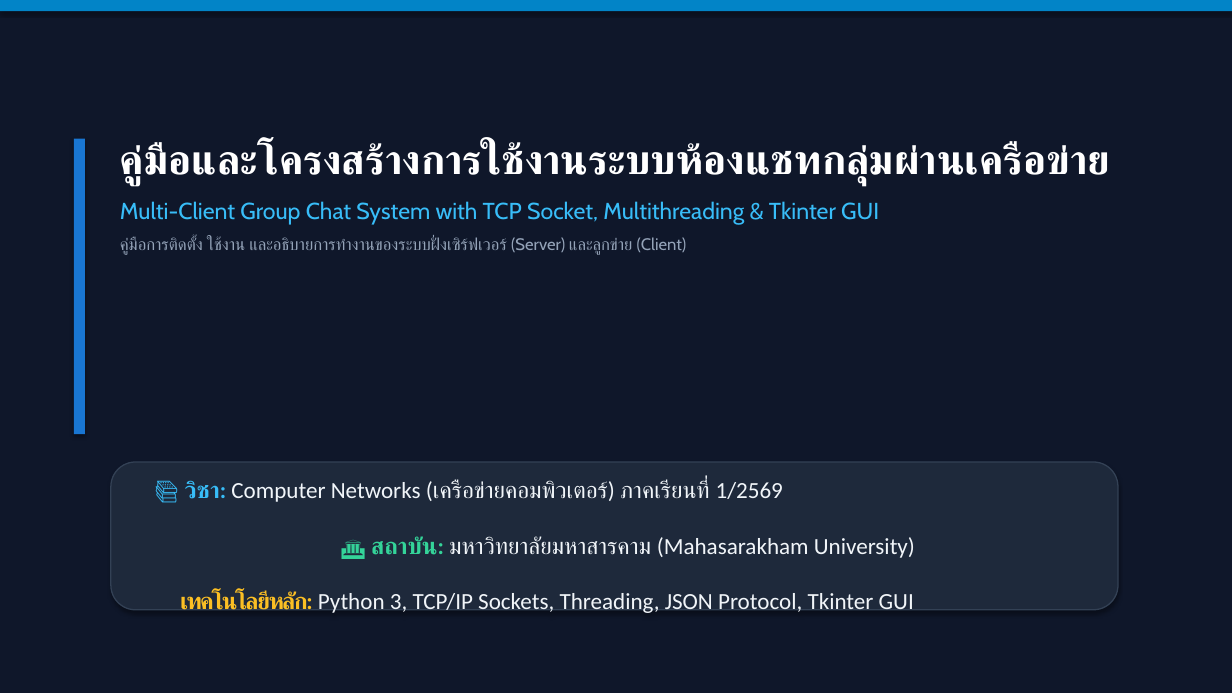
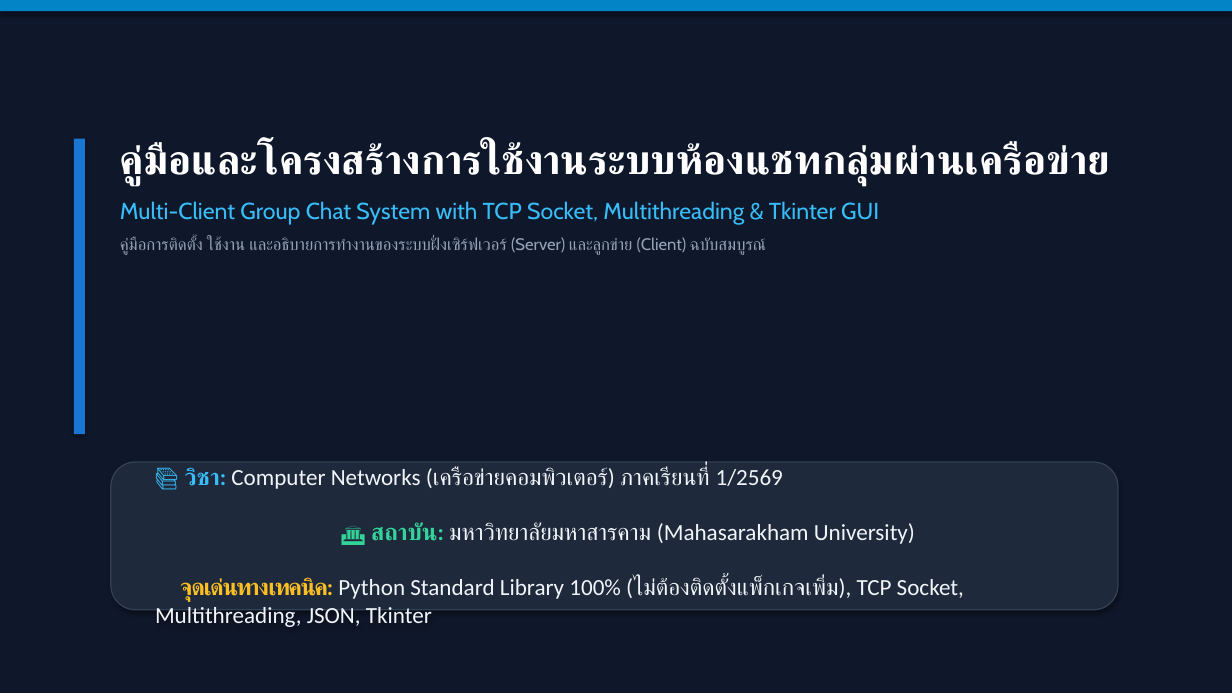
Before and after one commit to jetsada117/network-chat-project, a slide deck: slide 1 of Chat_Application_Manual.pptx. Drawn at 1232x693 pixels with LibreOffice and Linux fonts; fonts in the diff are those of the drawing. Boxes give left, top, right and bottom in pixels: in the first picture for what was removed or moved away, otherwise in the second. Text is boxed around its words. In the diff, an @@ line names an element or a change of style, - is before the commit and + after.

```diff
--- a/Chat_Application_Manual.pptx
+++ b/Chat_Application_Manual.pptx
@@ text at [120, 237, 765, 255]: text changed @@
-คู่มือการติดตั้ง ใช้งาน และอธิบายการทำงานของระบบฝั่งเซิร์ฟเวอร์ (Server) และลูกข่าย (Client)
+คู่มือการติดตั้ง ใช้งาน และอธิบายการทำงานของระบบฝั่งเซิร์ฟเวอร์ (Server) และลูกข่าย (Client) ฉบับสมบูรณ์
@@ text in rounded rectangle at [180, 576, 964, 623]: text changed @@
-⚙️ เทคโนโลยีหลัก: Python 3, TCP/IP Sockets, Threading, JSON Protocol, Tkinter GUI
+⚙️ จุดเด่นทางเทคนิค: Python Standard Library 100% (ไม่ต้องติดตั้งแพ็กเกจเพิ่ม), TCP Socket, Multithreading, JSON, Tkinter
```
Also in this commit, not shown: 8 other slides changed, 5 slides removed, 22 other files.
